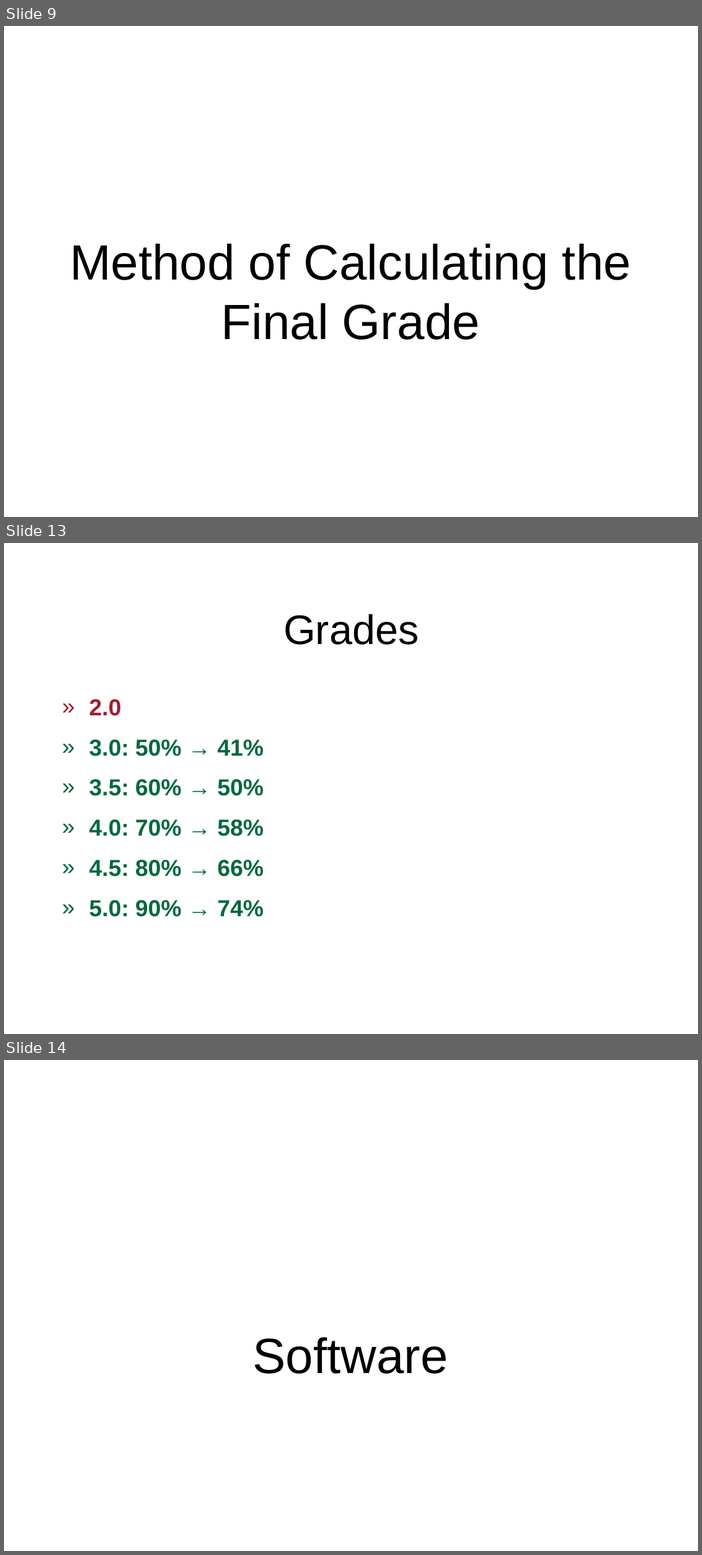
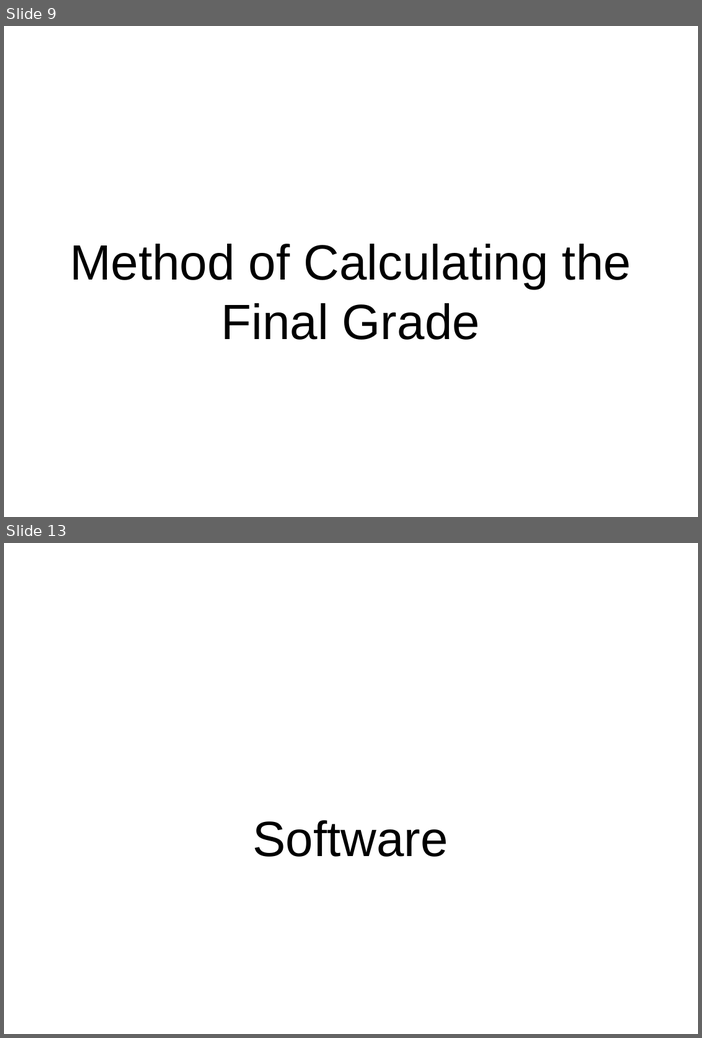
Before and after one commit to miklesz/AMIPaC, a slide deck: (A)MIPaC Introduction.pptx. Shown one above the other, each under a label of ours: slides 9, 13 and 14 before the commit, slides 9 and 13 after it; the slides between them are not shown. The pictures are 702x1555 and 702x1038 pixels, drawn with LibreOffice and Linux fonts; fonts in the diff are those of the drawing; background and template pictures are left out. Boxes give left, top, right and bottom in pixels: in the first picture for what was removed or moved away, otherwise in the second. Text is boxed around its words. In the diff, an @@ line names an element or a change of style, - is before the commit and + after.

```diff
--- a/(A)MIPaC Introduction.pptx
+++ b/(A)MIPaC Introduction.pptx
@@ slide 13 removed at bbox=[4, 543, 698, 1034], background picture (left out) @@
@@ title removed at bbox=[284, 614, 419, 645] @@
-Grades
@@ text removed at bbox=[89, 699, 264, 917] @@
-» 2.0
-» 3.0: 50% → 41%
-» 3.5: 60% → 50%
-» 4.0: 70% → 58%
-» 4.5: 80% → 66%
-» 5.0: 90% → 74%
@@ what was slide 14 is now slide 13 @@
```
Also in this commit, not shown: 3 slides changed.
